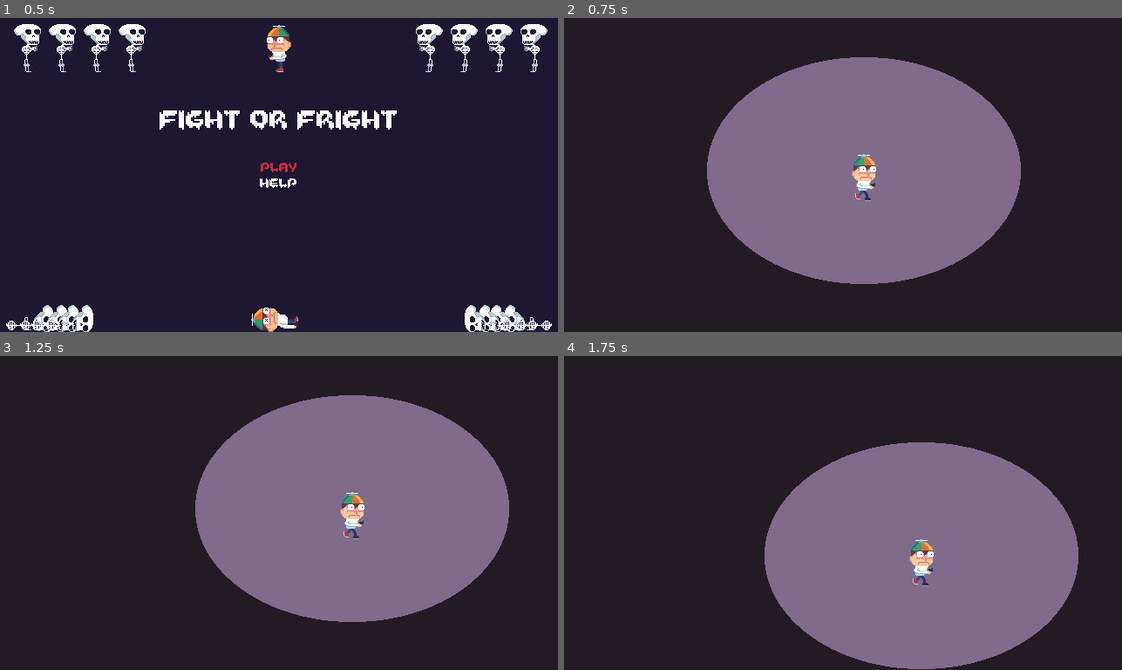
Above: before the commit, frames 1-4 (two rows, left to right).
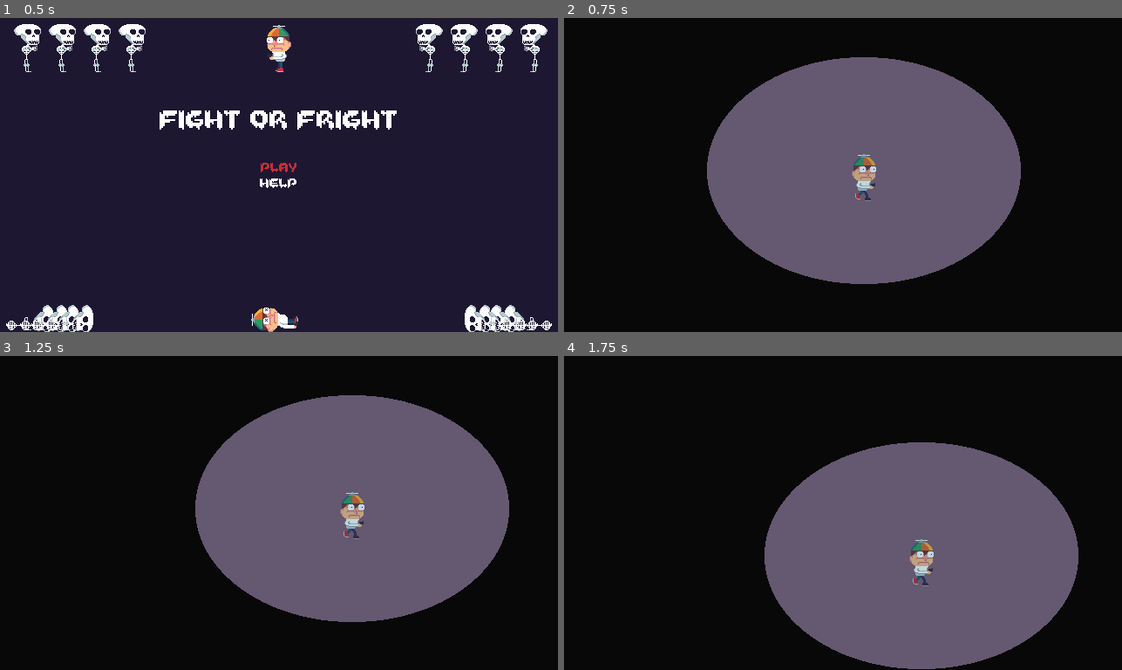
Above: after the commit, the same moments.

Repository: RustyMonky/fightOrFright
Game: Godot game, scene res://levels/title.tscn
Same seed, same stepped clock (60 frames per second), same inputs: the game is played once before the commit and once after it.
Inputs:
- Up to frame 1 (0.5 s): no input
- Up to frame 2 (0.75 s): tap Enter (ui_accept) at 0.5 s; hold Right (ui_right) from 0.53 s (still down); hold Enter (ui_accept) from 0.53 s (still down)
- Up to frame 3 (1.25 s): keep holding Right (ui_right); keep holding Enter (ui_accept)
- Up to frame 4 (1.75 s): release Right (ui_right) at 1.28 s; release Enter (ui_accept) at 1.28 s; hold Down (ui_down) from 1.28 s (still down); tap Enter (ui_accept) at 1.35, 1.52 s

Frame 1 is identical in both runs. In frame 2, 100% of the frame differs, in the area x 0-100%, y 0-100%; in frame 3, 100%; in frame 4, 100%.

Commit message:
Updates rgba of canvas modulate

Diff:
--- a/actors/enemies/skeleton/skeleton.tscn
+++ b/actors/enemies/skeleton/skeleton.tscn
@@ -9,7 +9,7 @@
 cull_mode = 0
 polygon = PoolVector2Array( -10.4028, 30.7857, 9.11765, 30.2233 )
 
-[node name="skeleton" type="KinematicBody2D" index="0" groups=[
+[node name="skeleton" type="KinematicBody2D" groups=[
 "enemies",
 ]]
 
--- a/levels/main.tscn
+++ b/levels/main.tscn
@@ -11,7 +11,7 @@
 custom_solver_bias = 0.0
 extents = Vector2( 20, 180 )
 
-[node name="main" type="Node2D"]
+[node name="main" type="Node2D" index="0"]
 
 script = ExtResource( 1 )
 
@@ -94,7 +94,7 @@
 
 [node name="CanvasModulate" type="CanvasModulate" parent="." index="6"]
 
-color = Color( 0.27451, 0.27451, 0.27451, 1 )
+color = Color( 0, 0, 0, 0.882353 )
 _sections_unfolded = [ "Visibility" ]
 
 [node name="gameTime" type="Timer" parent="." index="7"]
